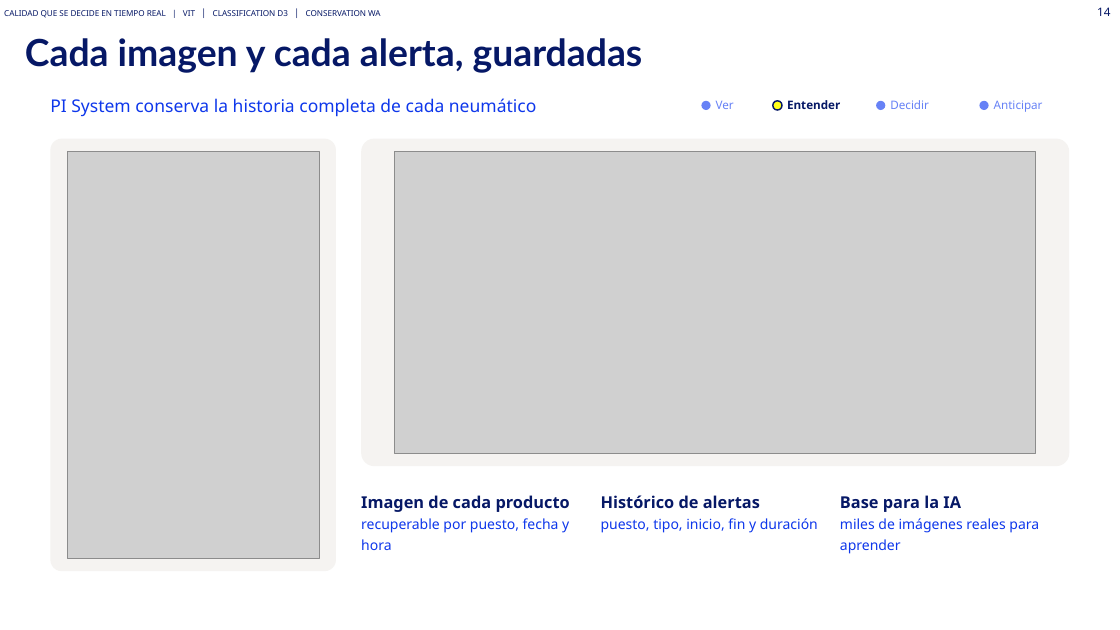
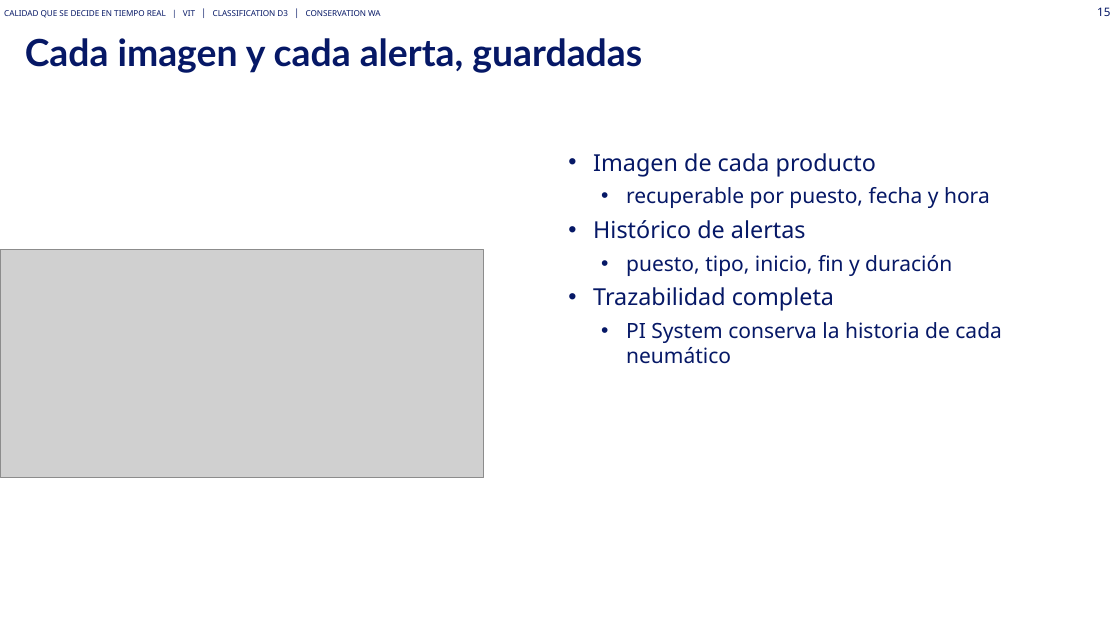
Before and after one commit to Asierenux/blank-app, a slide deck: slide 15 of presentaciones/Michelin_Hyundai_Fabricacion_Digital_ES_plantilla2026.pptx (slide 14 before the commit). Drawn at 1120x630 pixels with LibreOffice and Linux fonts; fonts in the diff are those of the drawing; grey boxes stand for pictures. Boxes give left, top, right and bottom in pixels: in the first picture for what was removed or moved away, otherwise in the second. Text is boxed around its words. In the diff, an @@ line names an element or a change of style, - is before the commit and + after.

```diff
--- a/presentaciones/Michelin_Hyundai_Fabricacion_Digital_ES_plantilla2026.pptx
+++ b/presentaciones/Michelin_Hyundai_Fabricacion_Digital_ES_plantilla2026.pptx
@@ page number at box(1097, 7, 1110, 16): text changed @@
-14
+15
@@ text removed at box(50, 98, 536, 117) @@
-PI System conserva la historia completa de cada neumático
@@ ellipse removed at box(702, 101, 711, 110) @@
@@ text removed at box(716, 101, 734, 109) @@
-Ver
@@ ellipse removed at box(773, 101, 782, 110) @@
@@ text removed at box(787, 100, 840, 109) @@
-Entender
@@ ellipse removed at box(876, 101, 886, 110) @@
@@ text removed at box(890, 100, 929, 109) @@
-Decidir
@@ ellipse removed at box(980, 101, 989, 110) @@
@@ text removed at box(994, 100, 1043, 112) @@
-Anticipar
@@ rounded rectangle removed at box(50, 139, 336, 571) @@
@@ rounded rectangle removed at box(361, 139, 1070, 466) @@
@@ picture removed at box(67, 151, 319, 559) @@
@@ text added at box(593, 153, 1002, 364), 18 pt, text #061866 @@
+• Imagen de cada producto
+  • recuperable por puesto, fecha y hora
+• Histórico de alertas
+  • puesto, tipo, inicio, fin y duración
+• Trazabilidad completa
+  • PI System conserva la historia de cada neumático
@@ picture: place and size @@
-picture at box(395, 151, 1036, 454)
+picture at box(0, 250, 484, 478)
@@ text removed at box(361, 495, 570, 550) @@
-Imagen de cada producto
-recuperable por puesto, fecha y hora
@@ text removed at box(601, 495, 818, 533) @@
-Histórico de alertas
-puesto, tipo, inicio, fin y duración
@@ text removed at box(840, 495, 1039, 554) @@
-Base para la IA
-miles de imágenes reales para aprender
```
Also in this commit, not shown: 23 other slides changed, 2 slides added, 2 slides removed, 1 other file.
